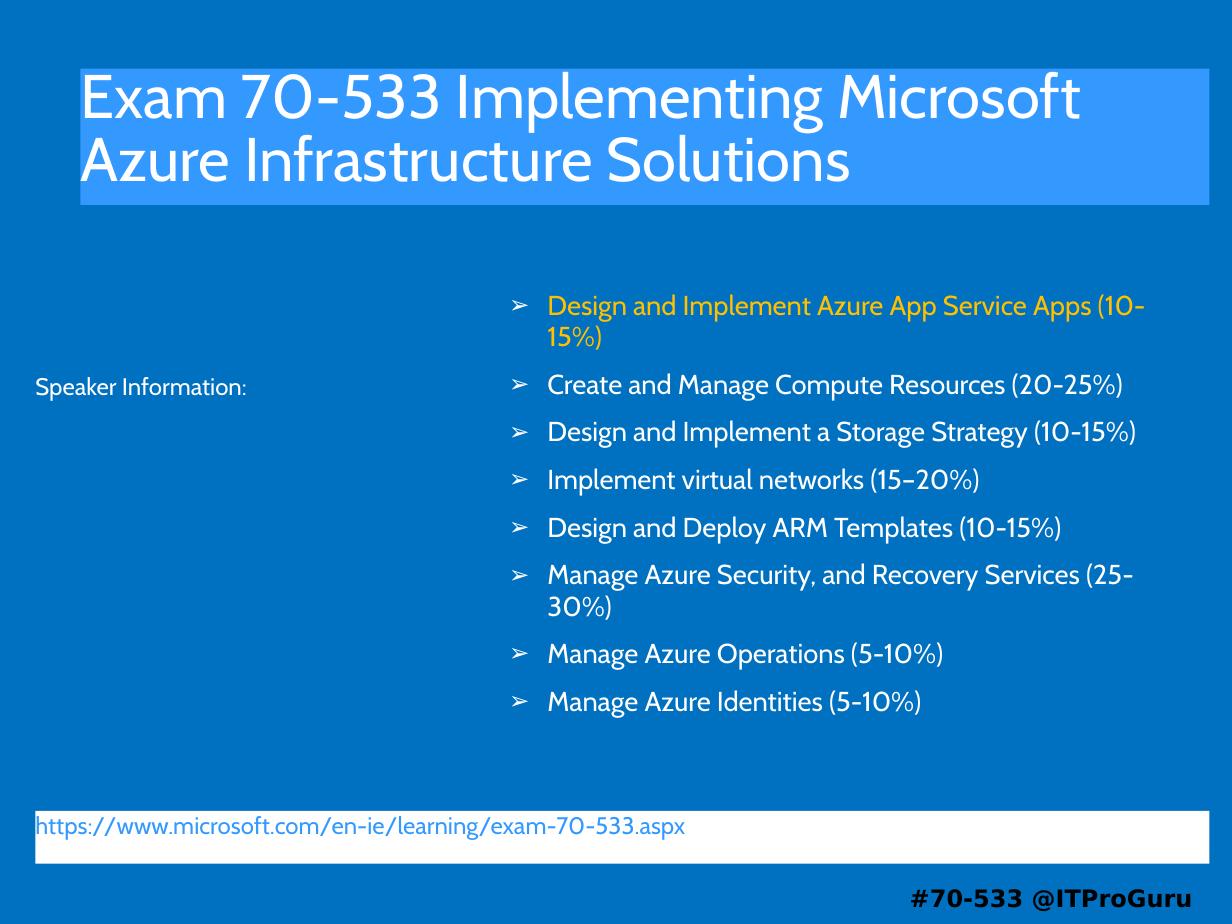
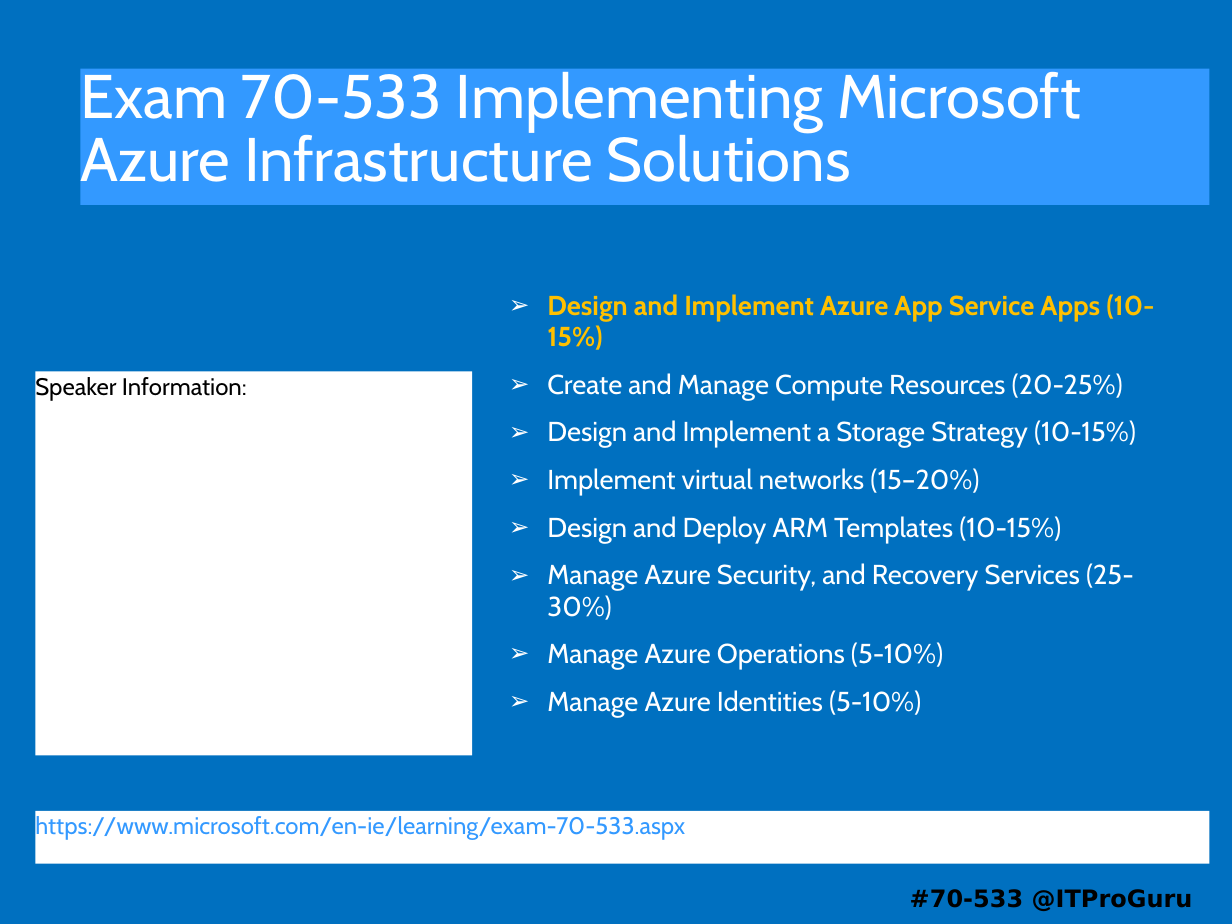
Before and after one commit to guruskill/70-533, a slide deck: slide 1 of 70-533-01-App-Service-Apps.pptx. Drawn at 1232x924 pixels with LibreOffice and Linux fonts; fonts in the diff are those of the drawing. Boxes give left, top, right and bottom in pixels: in the first picture for what was removed or moved away, otherwise in the second. Text is boxed around its words. In the diff, an @@ line names an element or a change of style, - is before the commit and + after.

```diff
--- a/70-533-01-App-Service-Apps.pptx
+++ b/70-533-01-App-Service-Apps.pptx
@@ subtitle at box(547, 294, 1154, 350): bold on in "Design and Implement Azure App Service Apps ..." @@
@@ text "Speaker Information:": place and size @@
-text "Speaker Information:" at box(35, 377, 247, 401)
+text "Speaker Information:" at box(36, 371, 473, 755)
@@ text "Speaker Information:" at box(36, 371, 473, 755): text colour #FFFFFF to #000000; fill none to #FFFFFF @@
```
Also in this commit, not shown: 3 slides removed, 8 other files.
